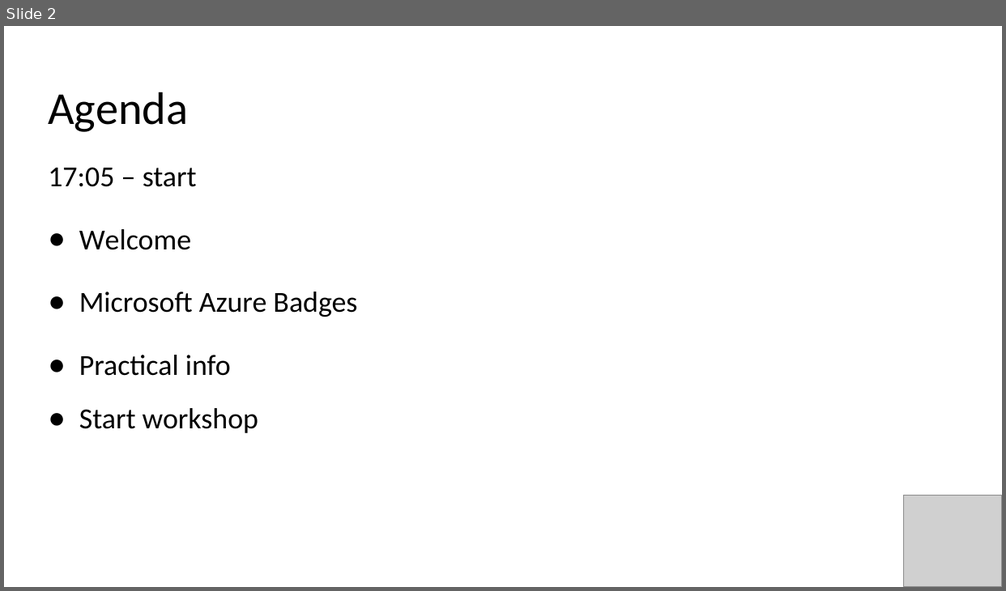
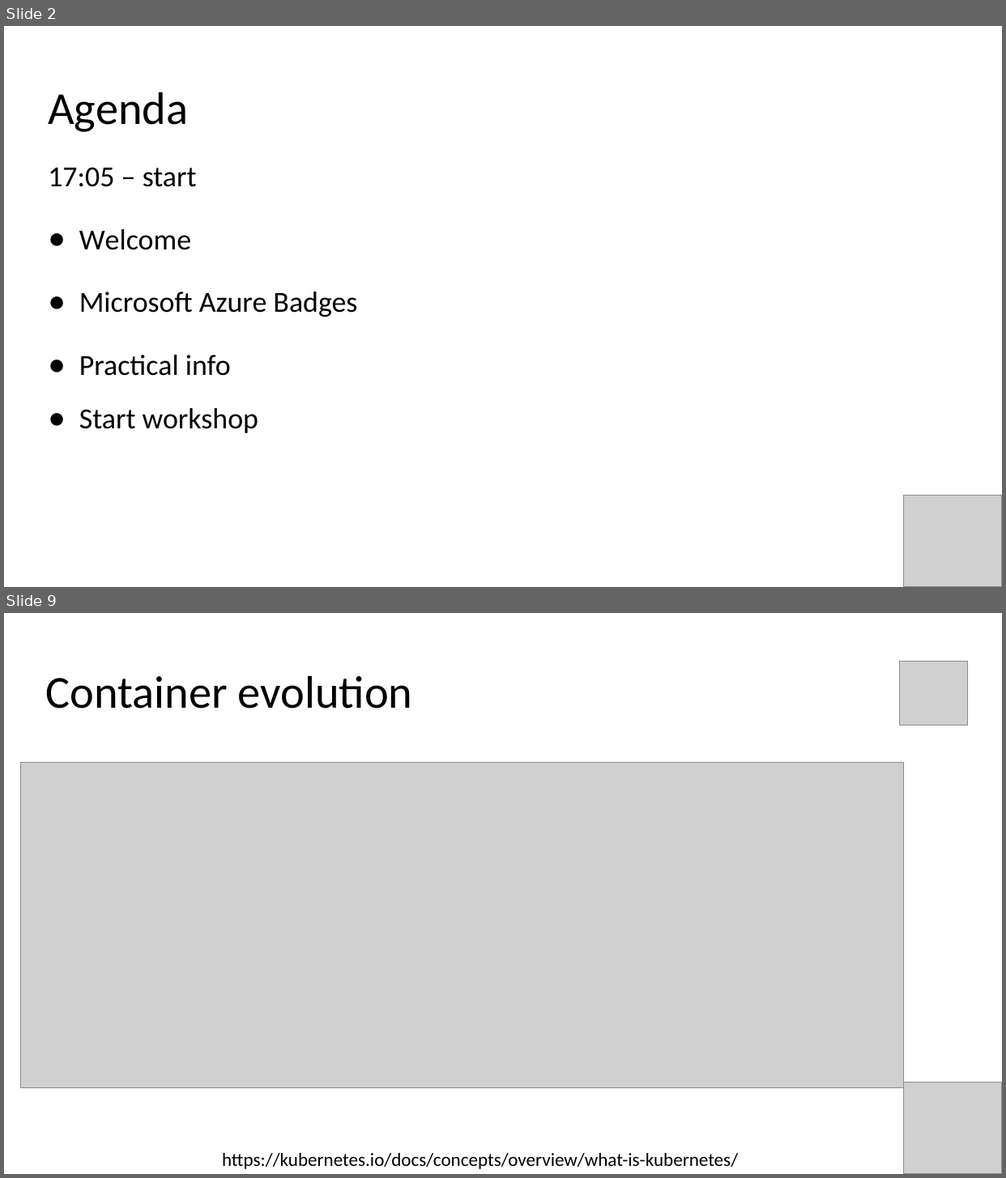
Before and after one commit to evgenyb/aks-workshops, a slide deck: 01-aks-and-k8s-101/slides/Introduction to AKS.pptx. Shown one above the other, each under a label of ours: slide 2 before the commit, slides 2 and 9 after it; the slides between them are not shown. The pictures are 1006x591 and 1006x1178 pixels, drawn with LibreOffice and Linux fonts; fonts in the diff are those of the drawing; grey boxes stand for pictures. Boxes give left, top, right and bottom in pixels: in the first picture for what was removed or moved away, otherwise in the second. Text is boxed around its words. In the diff, an @@ line names an element or a change of style, - is before the commit and + after.

```diff
--- a/01-aks-and-k8s-101/slides/Introduction to AKS.pptx
+++ b/01-aks-and-k8s-101/slides/Introduction to AKS.pptx
@@ slide 9 added at [4, 613, 1002, 1174], background #FFFFFF @@
@@ title added at [45, 675, 413, 709], 44 pt, text #000000 @@
+Container evolution
@@ picture added at [899, 662, 968, 726] @@
@@ picture added at [20, 763, 904, 1088] @@
@@ picture added at [904, 1082, 1002, 1174] @@
@@ text added at [222, 1153, 738, 1169], 18 pt, text #000000 @@
+https://kubernetes.io/docs/concepts/overview/what-is-kubernetes/
```
Also in this commit, not shown: 3 slides changed, 12 other slides added, 7 other files.
